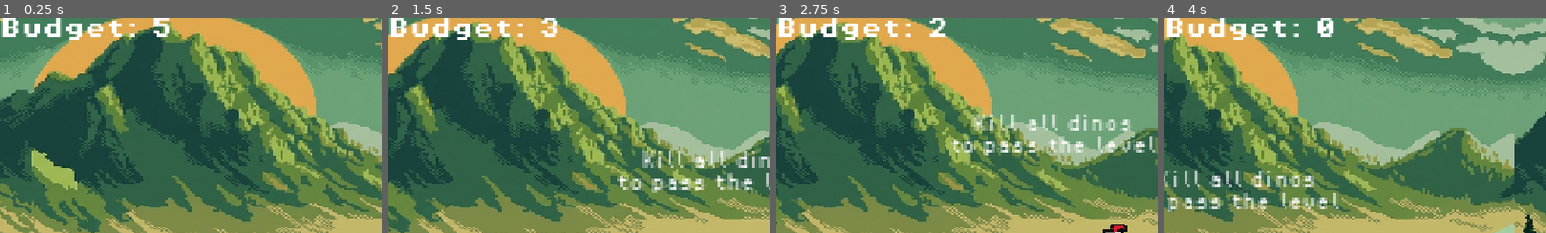
Above: before the commit, frames 1-4 (left to right).
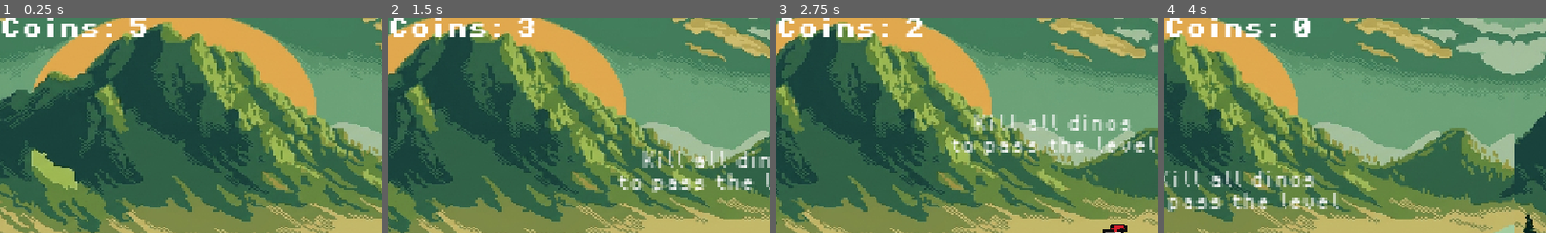
Above: after the commit, the same moments.

Repository: KnextKoder/KnightsCulling
Game: Godot game, scene res://scenes/game.tscn
The game is run twice, just before and just after one commit, with the same random seed, the same clock (stepped at 60 frames per second) and the same inputs.
Inputs (mouse positions are % of the whole screen's width and height, from its top left):
- Up to frame 1 (0.25 s): no input
- Up to frame 2 (1.5 s): tap X (attack) at 0.5, 0.6, 1.25, 1.35 s; move the mouse to (72, 45) at 0.52 s; hold Right (right) from 0.53 s (still down); click (72, 45) at 0.67 s; tap Space (jump) at 0.77 s; move the mouse to (30, 55) at 1.27 s
- Up to frame 3 (2.75 s): tap Space (jump) at 1.52 s; tap X (attack) at 2, 2.1 s; move the mouse to (60, 28) at 2.02 s; release Right (right) at 2.03 s; hold Left (left) from 2.03 s (still down)
- Up to frame 4 (4 s): tap X (attack) at 2.75, 2.85, 3.5, 3.6 s; move the mouse to (45, 70) at 2.77 s; release Left (left) at 2.78 s; hold Right (right) from 2.78 s (still down); click (45, 70) at 2.92 s; tap Space (jump) at 3.02, 3.77 s; move the mouse to (80, 65) at 3.52 s
The pictures show only the part of the screen within x 0-50%, y 0-50%; the shares and areas given below are measured in that part.

The runs differ from the first frame. In frame 1, 1.7% of the frame differs, in the area x 0-45%, y 0-11%; in frame 2, 1.7%; in frame 3, 1.6%; in frame 4, 1.8%.

Commit message:
Polish game and finish jam submission

Diff:
--- a/icon.svg
+++ /dev/null
@@ -1 +0,0 @@
-<svg xmlns="http://www.w3.org/2000/svg" width="128" height="128"><rect width="124" height="124" x="2" y="2" fill="#363d52" stroke="#212532" stroke-width="4" rx="14"/><g fill="#fff" transform="translate(12.322 12.322)scale(.101)"><path d="M105 673v33q407 354 814 0v-33z"/><path fill="#478cbf" d="m105 673 152 14q12 1 15 14l4 67 132 10 8-61q2-11 15-15h162q13 4 15 15l8 61 132-10 4-67q3-13 15-14l152-14V427q30-39 56-81-35-59-83-108-43 20-82 47-40-37-88-64 7-51 8-102-59-28-123-42-26 43-46 89-49-7-98 0-20-46-46-89-64 14-123 42 1 51 8 102-48 27-88 64-39-27-82-47-48 49-83 108 26 42 56 81zm0 33v39c0 276 813 276 814 0v-39l-134 12-5 69q-2 10-14 13l-162 11q-12 0-16-11l-10-65H446l-10 65q-4 11-16 11l-162-11q-12-3-14-13l-5-69z"/><path d="M483 600c0 34 58 34 58 0v-86c0-34-58-34-58 0z"/><circle cx="725" cy="526" r="90"/><circle cx="299" cy="526" r="90"/></g><g fill="#414042" transform="translate(12.322 12.322)scale(.101)"><circle cx="307" cy="532" r="60"/><circle cx="717" cy="532" r="60"/></g></svg>
--- a/project.godot
+++ b/project.godot
@@ -10,10 +10,19 @@
 
 [application]
 
-config/name="Knight'sCulling"
+config/name="Knight's Culling"
+config/description="The Kingdom is overrun, the King is desperate, and you... are on a strict budget.
+Armed with the legendary \"Dragon Blood\" blade, you are the realm's last hope. But ancient power isn't free. Every swing of your relic costs cold, hard cash.
+
+Combat with a Cost: Every strike drains your purse.
+Resource Management: Scavenge for coins to keep the fight alive.
+Extinction Event: Clear the floors, slay the dinos, and don't go broke trying.
+
+Can you save the Kingdom without filing for bankruptcy?"
+config/version="0.1.0.0"
 run/main_scene="uid://b68i6sevx0jt6"
 config/features=PackedStringArray("4.6", "GL Compatibility")
-config/icon="res://icon.svg"
+config/icon="uid://bjuj2ubpet8gr"
 
 [audio]
 
@@ -66,3 +75,4 @@
 rendering_device/driver.windows="d3d12"
 renderer/rendering_method="gl_compatibility"
 renderer/rendering_method.mobile="gl_compatibility"
+textures/vram_compression/import_etc2_astc=true
--- a/scripts/ui.gd
+++ b/scripts/ui.gd
@@ -12,7 +12,7 @@
 # Called every frame. 'delta' is the elapsed time since the previous frame.
 func _process(_delta: float) -> void:
 # Update text every frame based on GameManager variables
-	coin_label.text = "Budget: " + str(GameManager.coins)
+	coin_label.text = "Coins: " + str(GameManager.coins)
 	dino_label.text = "Dinos Left: " + str(GameManager.dinos_remaining)
 
 
Not shown, added: export_presets.cfg
Not shown, removed: icon.svg.import
